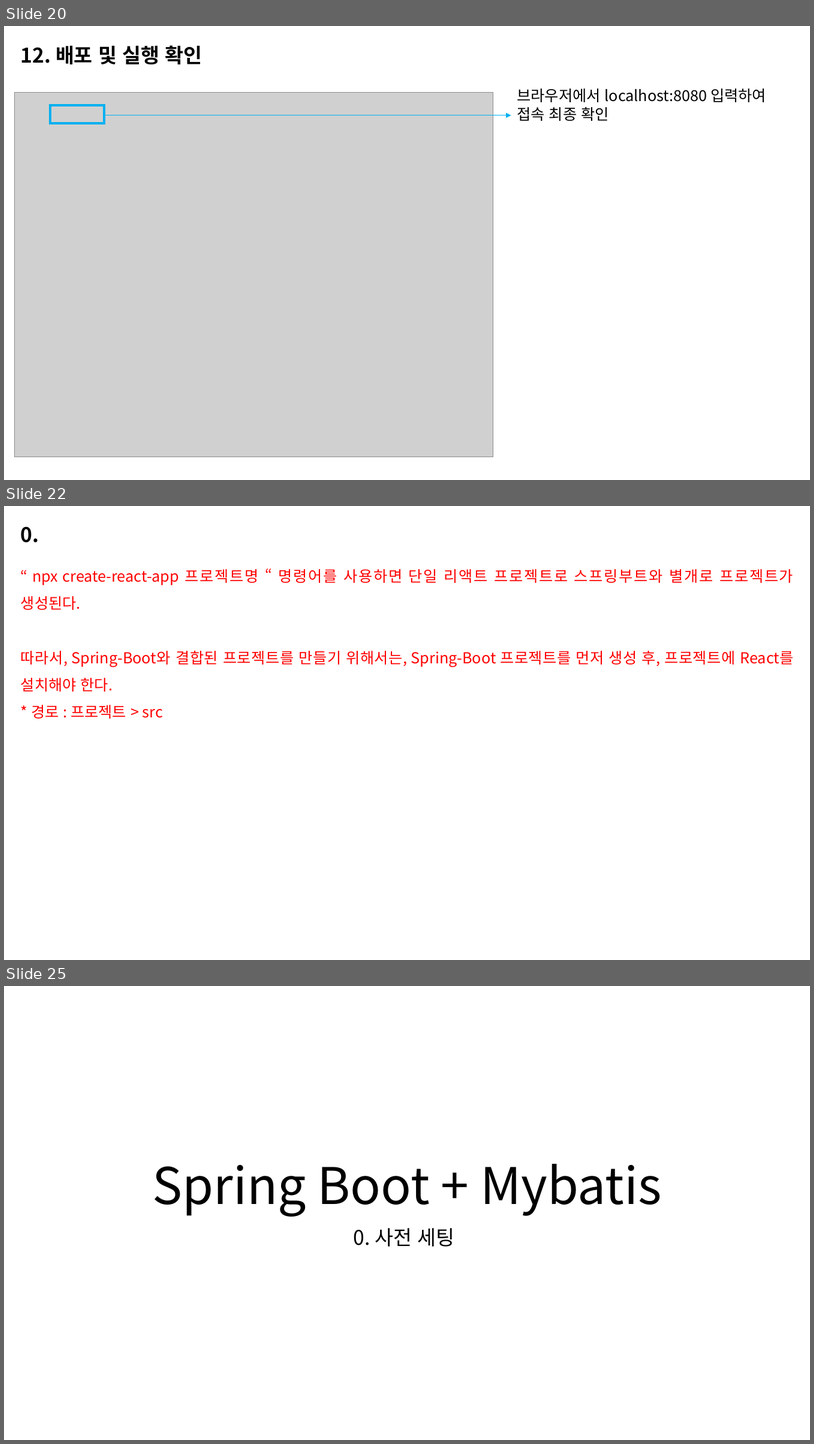
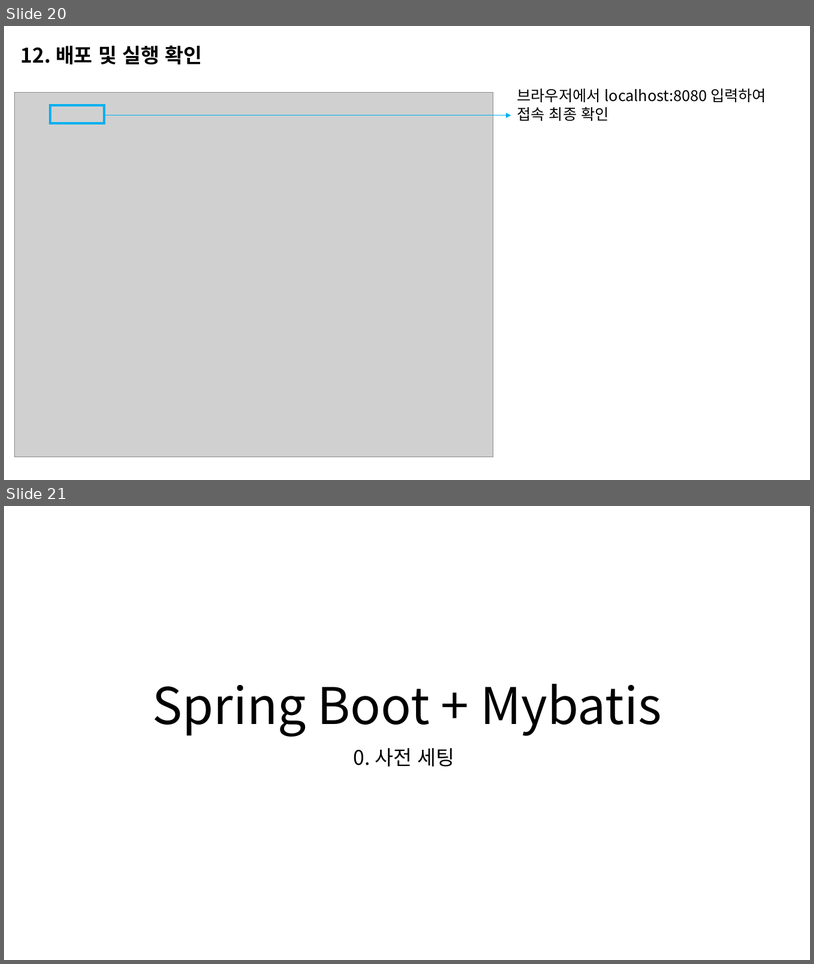
Before and after one commit to junni3h/insummnia, a slide deck: docs/스프링부트+리액트 정리.pptx. Shown one above the other, each under a label of ours: slides 20, 22 and 25 before the commit, slides 20 and 21 after it; the slides between them are not shown. The pictures are 814x1444 and 814x964 pixels, drawn with LibreOffice and Linux fonts; fonts in the diff are those of the drawing; grey boxes stand for pictures. Boxes give left, top, right and bottom in pixels: in the first picture for what was removed or moved away, otherwise in the second. Text is boxed around its words. In the diff, an @@ line names an element or a change of style, - is before the commit and + after.

```diff
--- a/docs/스프링부트+리액트 정리.pptx
+++ b/docs/스프링부트+리액트 정리.pptx
@@ slide 22 removed at box(4, 506, 810, 960), background #FFFFFF @@
@@ text removed at box(21, 526, 39, 543) @@
-0.
@@ text removed at box(21, 569, 794, 718) @@
-“ npx create-react-app 프로젝트명 “ 명령어를 사용하면 단일 리액트 프로젝트로 스프링부트와 별개로 프로젝트가 생성된다.
-따라서, Spring-Boot와 결합된 프로젝트를 만들기 위해서는, Spring-Boot 프로젝트를 먼저 생성 후, 프로젝트에 React를 설치해야 한다.
-* 경로 : 프로젝트 > src
@@ what was slide 25 is now slide 21 @@
```
Also in this commit, not shown: 3 slides changed, 9 other slides removed, 20 other files.
